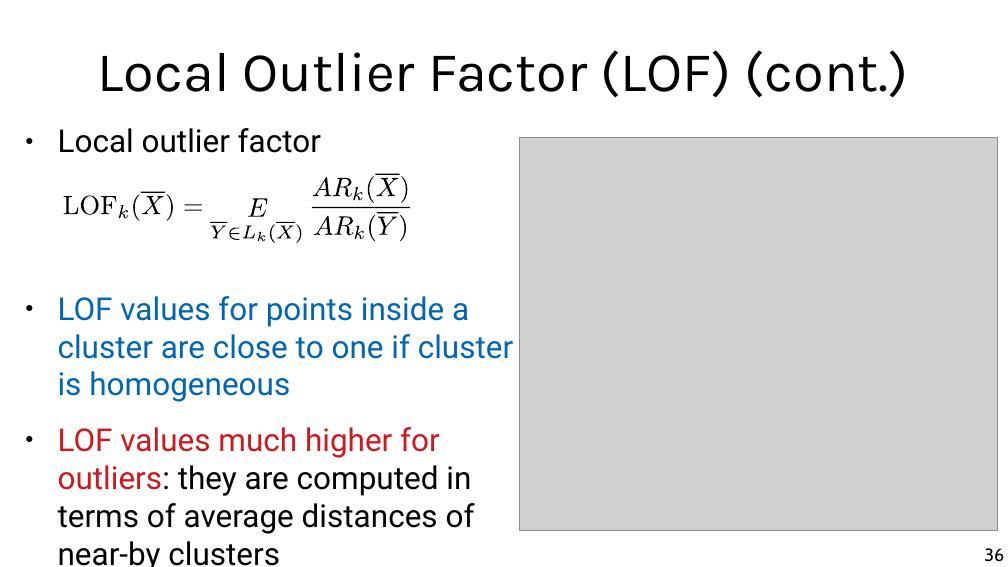
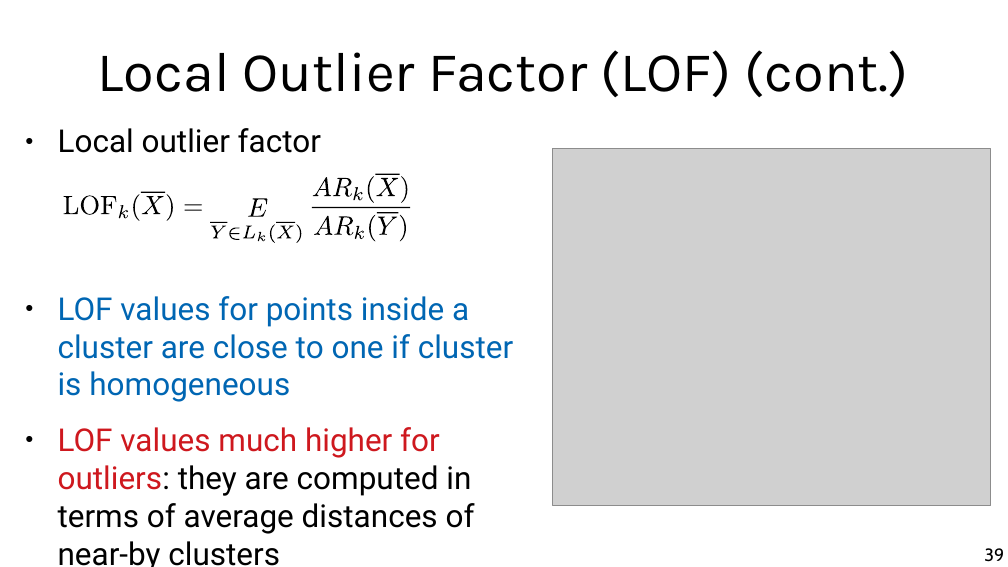
Before and after one commit to chatox/data-mining-course, a slide deck: slide 39 of theory/odp/tt21_outliers_isolation.odp (slide 36 before the commit). Drawn at 1008x567 pixels with LibreOffice and Linux fonts; fonts in the diff are those of the drawing; grey boxes stand for pictures. Boxes give left, top, right and bottom in pixels: in the first picture for what was removed or moved away, otherwise in the second. Text is boxed around its words. In the diff, an @@ line names an element or a change of style, - is before the commit and + after.

Commit message:
Outliers ready

```diff
--- a/theory/odp/tt21_outliers_isolation.odp
+++ b/theory/odp/tt21_outliers_isolation.odp
@@ picture: place and size @@
-picture at (520,138,998,531)
+picture at (553,148,992,506)
@@ page number at (984,548,1004,562): text changed @@
-36
+39
```
Also in this commit, not shown: 16 other slides changed, 1 slide added, 1 slide removed, 7 other files.
